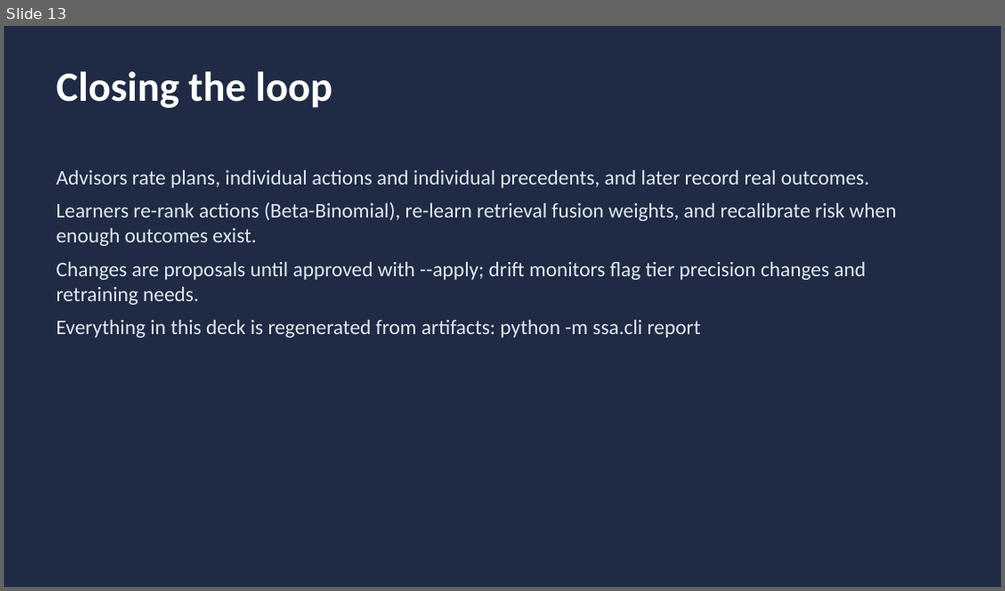
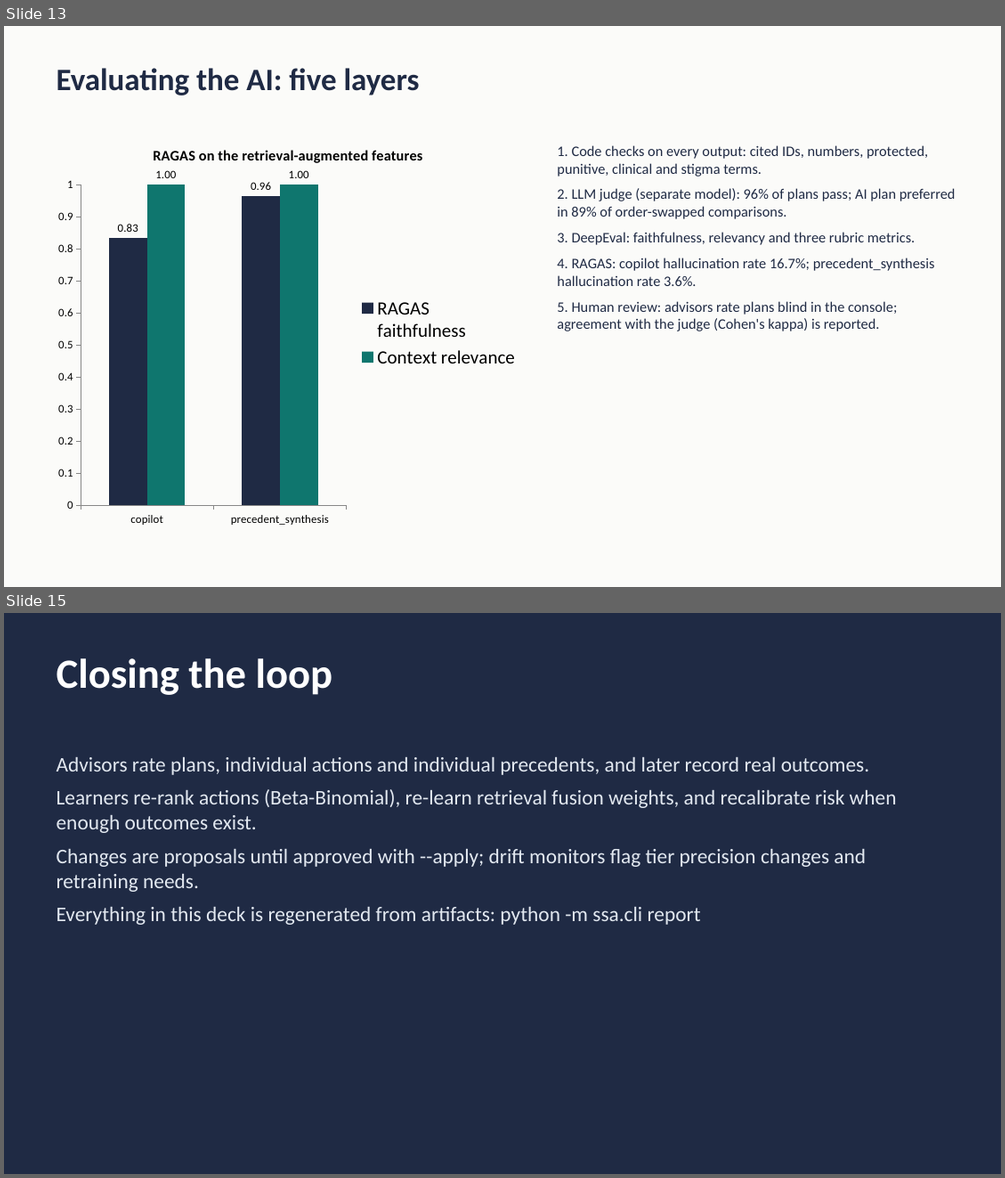
Before and after one commit to stealthynugget/student_success_assistant, a slide deck: docs/Student_Success_Assistant_10min.pptx. Shown one above the other, each under a label of ours: slide 13 before the commit, slides 13 and 15 after it; the slides between them are not shown. The pictures are 1005x591 and 1005x1178 pixels, drawn with LibreOffice and Linux fonts; fonts in the diff are those of the drawing. Boxes give left, top, right and bottom in pixels: in the first picture for what was removed or moved away, otherwise in the second. Text is boxed around its words. In the diff, an @@ line names an element or a change of style, - is before the commit and + after.

```diff
--- a/docs/Student_Success_Assistant_10min.pptx
+++ b/docs/Student_Success_Assistant_10min.pptx
@@ slide 13 added at box(4, 26, 1001, 587), background #FBFBF9 @@
@@ text added at box(57, 68, 420, 95), 30 pt, text #1F2A44, bold @@
+Evaluating the AI: five layers
@@ column chart added at box(48, 131, 527, 534) @@
+title "RAGAS on the retrieval-augmented features"
+categories: copilot, precedent_synthesis
+RAGAS faithfulness: 0.83, 0.96
+Context relevance: 1, 1
@@ text added at box(557, 145, 955, 331), 14 pt, text #1F2A44 @@
+1. Code checks on every output: cited IDs, numbers, protected, punitive, clinical and stigma terms.
+2. LLM judge (separate model): 96% of plans pass; AI plan preferred in 89% of order-swapped comparisons.
+3. DeepEval: faithfulness, relevancy and three rubric metrics.
+4. RAGAS: copilot hallucination rate 16.7%; precedent_synthesis hallucination rate 3.6%.
+5. Human review: advisors rate plans blind in the console; agreement with the judge (Cohen's kappa) is reported.
@@ what was slide 13 is now slide 15 @@
```
Also in this commit, not shown: 4 slides changed, 1 other slide added, 32 other files.
